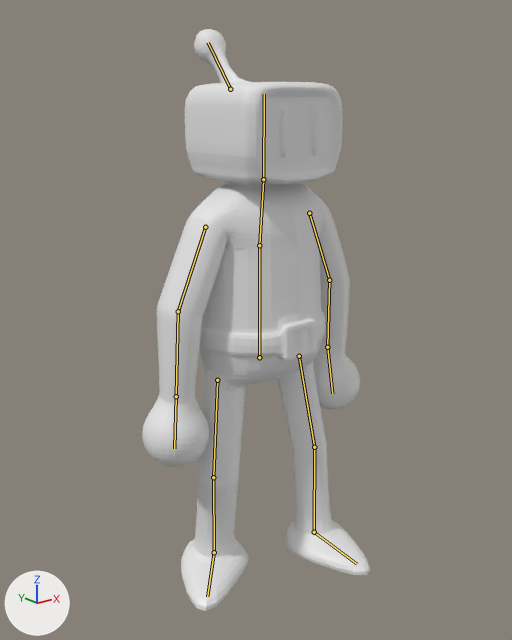
Before and after pictures for a commit that changed the Blender file resources/moddels/bomner2.blend.
Before and after are seen from a camera (50 mm lens) standing at (-2.99, -3.7, 3.34) and looking at (-0.05, -0.03, 1.87). Arrows for +X, +Y and +Z are at lower left; the lights stay in place. Both versions are drawn at frame 23 of the action 'Idel1'; the numbers are the values there. The bones that bend it are drawn over the model as lines. Materials are left out; every surface is plain grey.
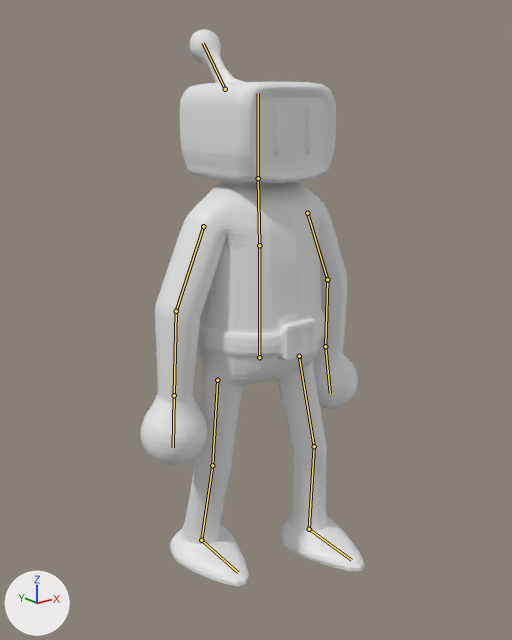
What differs and where, as boxes (x1, y1, x2, y2) in the pictures (512 x 640 px):
'Cube.001', posed
    before: (142, 29, 370, 611)
    after: (141, 29, 364, 586)
bone 'chest', root to tip
    before: (259, 245) to (263, 179)
    after: (259, 245) to (258, 178)

What the commit changed:
Bone 'chest' (bone_chest) turns from (5, 0, 0) to (-2, 0, 0) degrees about its own x, y and z.
Bone 'legControl.L' (bone_legcontrol_l) moves from (0.0, 0.22, 0.0) to (0.0, 0.164, 0.0).
Bone 'legControl.R' (bone_legcontrol_r) moves from (-0.134, 0.0, 0.0) to (0.0, -0.246, 0.0).
Bone 'legControl.R' (bone_legcontrol_r) turns from (0, 0, -41) to (0, 0, 0) degrees about its own x, y and z.
